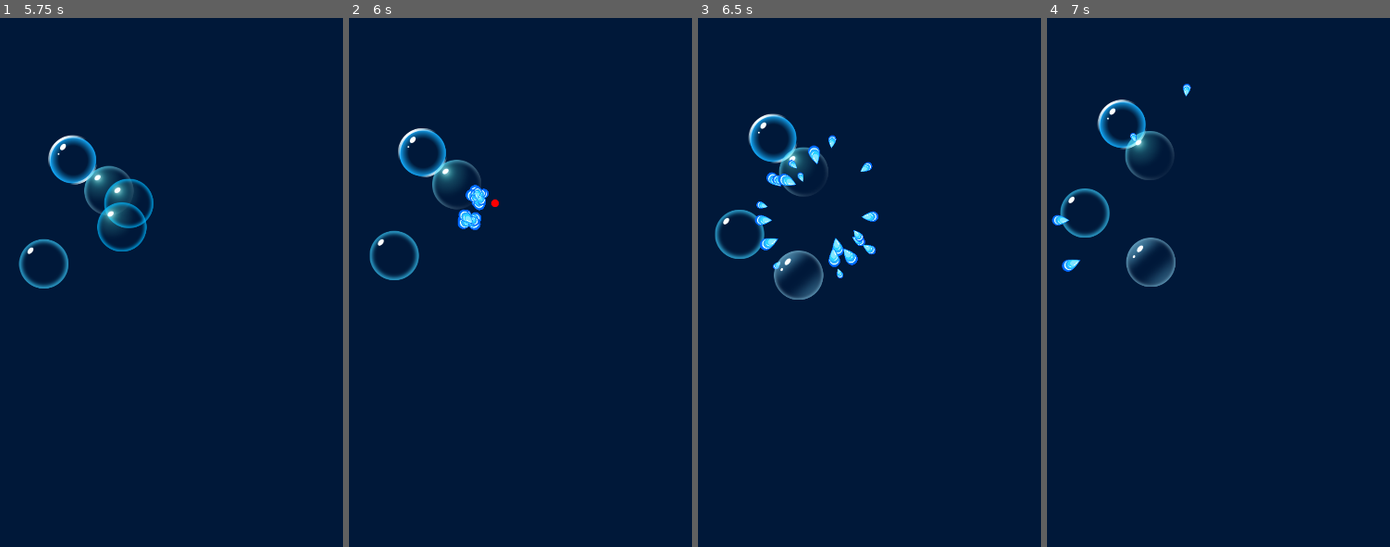
Above: before the commit, frames 1-4 (left to right).
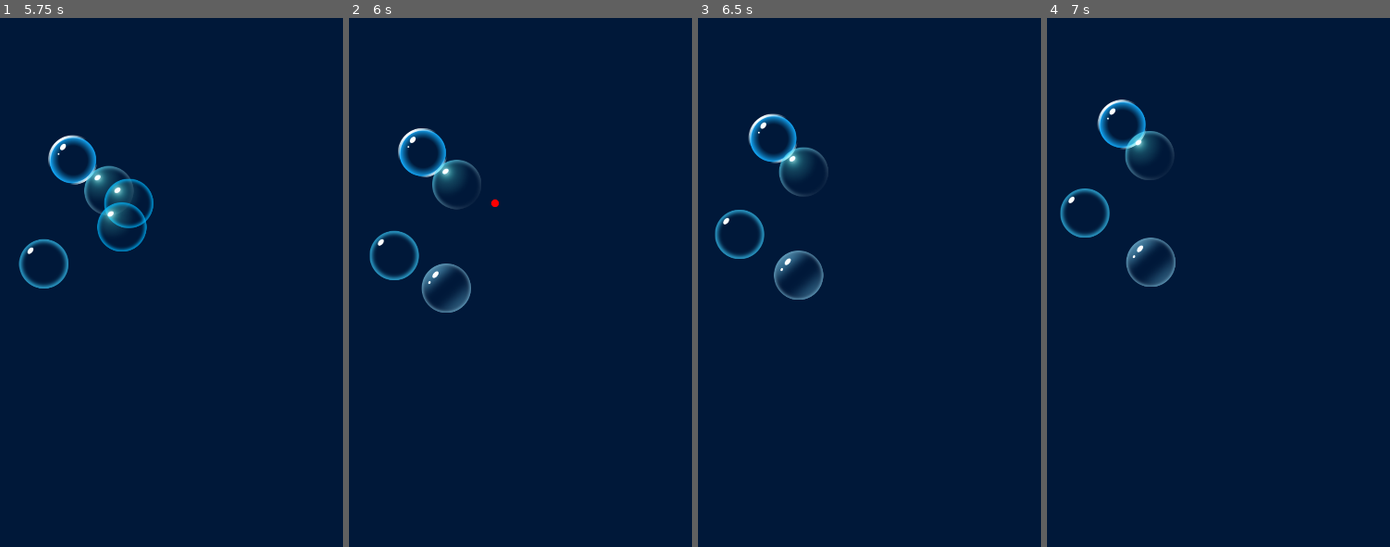
Above: after the commit, the same moments.

Repository: HybridAU/bubble-pop
Game: Godot game, scene res://main.tscn
The game is run twice, just before and just after one commit, with the same random seed, the same clock (stepped at 60 frames per second) and the same inputs.
Inputs (mouse positions are in pixels of both pictures, inside the frame that each line leads up to):
- Up to frame 1 (5.75 s): tap Enter at 0.5 s; move the mouse to (298, 351) at 0.52 s; click (298, 351) at 0.67 s; move the mouse to (123, 425) at 1.27 s; click (123, 425) at 1.42 s; move the mouse to (250, 224) at 2.02 s; click (250, 224) at 2.17 s; move the mouse to (188, 536) at 2.77 s; click (188, 536) at 2.92 s; move the mouse to (332, 499) at 3.52 s; click (332, 499) at 3.67 s; move the mouse to (82, 277) at 4.27 s; click (82, 277) at 4.42 s; move the mouse to (229, 388) at 5.02 s; click (229, 388) at 5.17 s
- Up to frame 2 (6 s): move the mouse to (493, 203) at 5.77 s; click (493, 203) at 5.92 s
- Up to frame 3 (6.5 s): no input
- Up to frame 4 (7 s): move the mouse to (1345, 351) at 6.52 s; click (1345, 351) at 6.67 s

Frame 1 is identical in both runs. In frame 2, 1.0% of the frame differs, in the area x 21-41%, y 31-56%; in frame 3, 1.1%, in the area x 16-53%, y 22-50%; in frame 4, 0.2%.
Error in both runs: Invalid access to property or key 'position' on a base object of type 'InputEventKey'. (res://scripts/main.gd:16)

Commit message:
Use GPUParticles2D for droplets
I don't really know, but I assume this has better performance

Diff:
--- a/droplet.tscn
+++ /dev/null
@@ -1,14 +0,0 @@
-[gd_scene format=3 uid="uid://celt5dyp8lkmj"]
-
-[ext_resource type="Script" uid="uid://bjpxsu7rf33ta" path="res://scripts/droplet.gd" id="1_y06n3"]
-[ext_resource type="Texture2D" uid="uid://2s5krq250ra6" path="res://assets/Droplet/droplet.svg" id="2_pdndv"]
-
-[node name="Droplet" type="Node2D" unique_id=711307570]
-script = ExtResource("1_y06n3")
-
-[node name="Sprite2D" type="Sprite2D" parent="." unique_id=1515189303]
-texture = ExtResource("2_pdndv")
-
-[node name="Lifetime" type="Timer" parent="." unique_id=508101754]
-
-[connection signal="timeout" from="Lifetime" to="." method="_on_lifetime_timeout"]
--- /dev/null
+++ b/droplets.tscn
@@ -0,0 +1,27 @@
+[gd_scene format=3 uid="uid://o0qg52jfbrvr"]
+
+[ext_resource type="Texture2D" uid="uid://2s5krq250ra6" path="res://assets/Droplet/droplet.svg" id="1_c4ja4"]
+
+[sub_resource type="ParticleProcessMaterial" id="ParticleProcessMaterial_hqv47"]
+particle_flag_align_y = true
+particle_flag_disable_z = true
+angle_min = -179.99998
+angle_max = 180.00002
+direction = Vector3(0, 0, 0)
+spread = 180.0
+initial_velocity_min = 300.0
+initial_velocity_max = 400.0
+gravity = Vector3(0, 0, 0)
+scale_min = 0.099999994
+scale_max = 0.19999999
+
+[node name="Droplets" type="Node2D" unique_id=1311663594]
+
+[node name="Droplets" type="GPUParticles2D" parent="." unique_id=1574173926]
+emitting = false
+amount = 20
+texture = ExtResource("1_c4ja4")
+one_shot = true
+explosiveness = 1.0
+randomness = 0.33
+process_material = SubResource("ParticleProcessMaterial_hqv47")
--- a/scripts/bubble.gd
+++ b/scripts/bubble.gd
@@ -1,6 +1,6 @@
 extends Area2D
 
-var droplet = preload("res://droplet.tscn")
+var droplets = preload("res://droplets.tscn")
 
 var vertical_speed = 60
 var horizontal_speed = 0
@@ -23,9 +23,8 @@
 
 
 func _on_body_entered(body: Node2D) -> void:
+	var new_droplets = droplets.instantiate()
+	var root_node = get_parent()
+	new_droplets.position = position
+	root_node.add_child(new_droplets)
 	queue_free()
-	for i in randi_range(10, 20):
-		var new_droplet = droplet.instantiate()
-		var root_node = get_parent()
-		new_droplet.position = position
-		root_node.add_child(new_droplet)
--- a/scripts/droplet.gd
+++ /dev/null
@@ -1,21 +0,0 @@
-extends Node2D
-
-var _rotation = randf_range(0.0, TAU)
-var _speed = randi_range(200, 300)
-var _scale = randf_range(0.1, 0.2)
-var _lifetime = randf_range(0.3, 1.2)
-
-
-func _ready() -> void:
-	scale = Vector2(_scale, _scale)
-	rotation = _rotation
-	$Lifetime.wait_time = _lifetime
-	$Lifetime.start()
-
-
-func _process(delta: float) -> void:
-	position = position + Vector2(0, _speed * delta).rotated(_rotation)
-
-
-func _on_lifetime_timeout() -> void:
-	queue_free()
Not shown, removed: scripts/droplet.gd.uid
